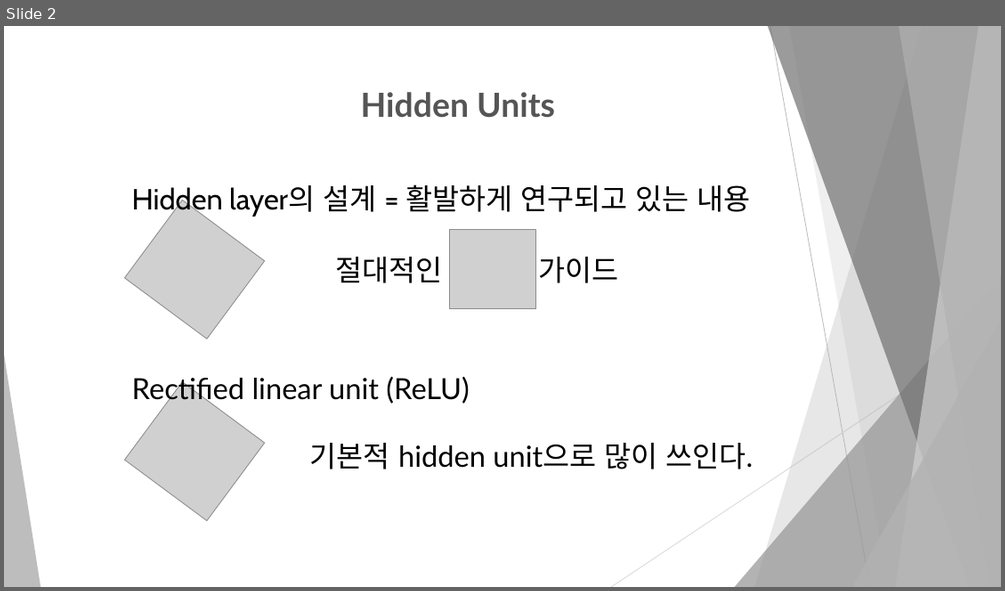
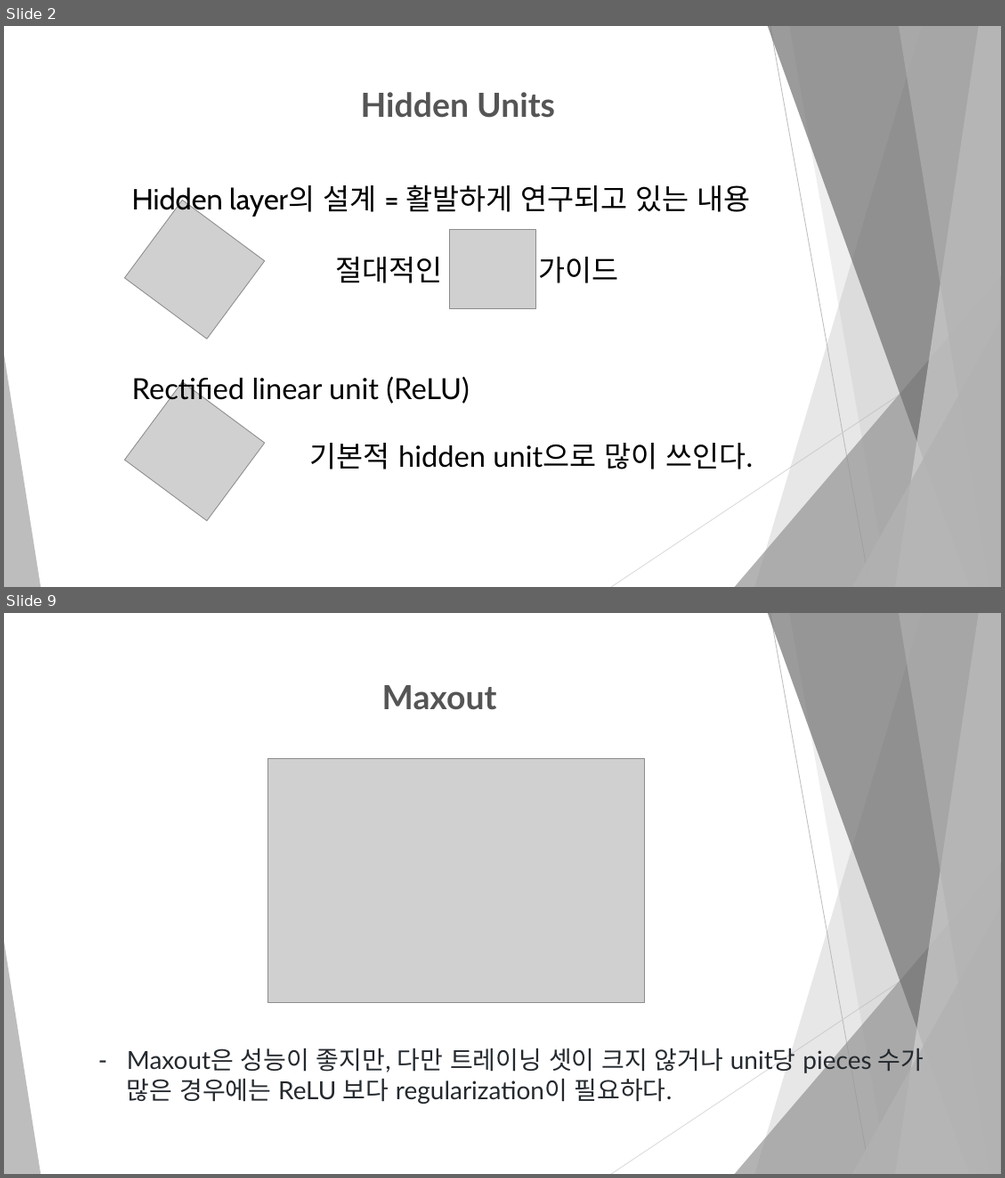
Before and after one commit to dbswl067/Machine-learning, a slide deck: 발표 자료/6.3 Hidden Units.pptx. Shown one above the other, each under a label of ours: slide 2 before the commit, slides 2 and 9 after it; the slides between them are not shown. The pictures are 1005x591 and 1005x1178 pixels, drawn with LibreOffice and Linux fonts; fonts in the diff are those of the drawing; grey boxes stand for pictures. Boxes give left, top, right and bottom in pixels: in the first picture for what was removed or moved away, otherwise in the second. Text is boxed around its words. In the diff, an @@ line names an element or a change of style, - is before the commit and + after.

```diff
--- a/발표 자료/6.3 Hidden Units.pptx
+++ b/발표 자료/6.3 Hidden Units.pptx
@@ slide 9 added at [4, 613, 1001, 1174], background #FFFFFF; not listed: 10 template elements that a slide beside it also shows @@
@@ text added at [382, 685, 497, 710], 32 pt, text #555555, bold @@
+Maxout
@@ picture added at [268, 758, 645, 1003] @@
@@ text added at [127, 1047, 924, 1103], 24 pt, text #24292E @@
+– Maxout은 성능이 좋지만, 다만 트레이닝 셋이 크지 않거나 unit당 pieces 수가 많은 경우에는 ReLU 보다 regularization이 필요하다.
```
Also in this commit, not shown: 11 other slides added, 7 slides removed, 1 other file.
